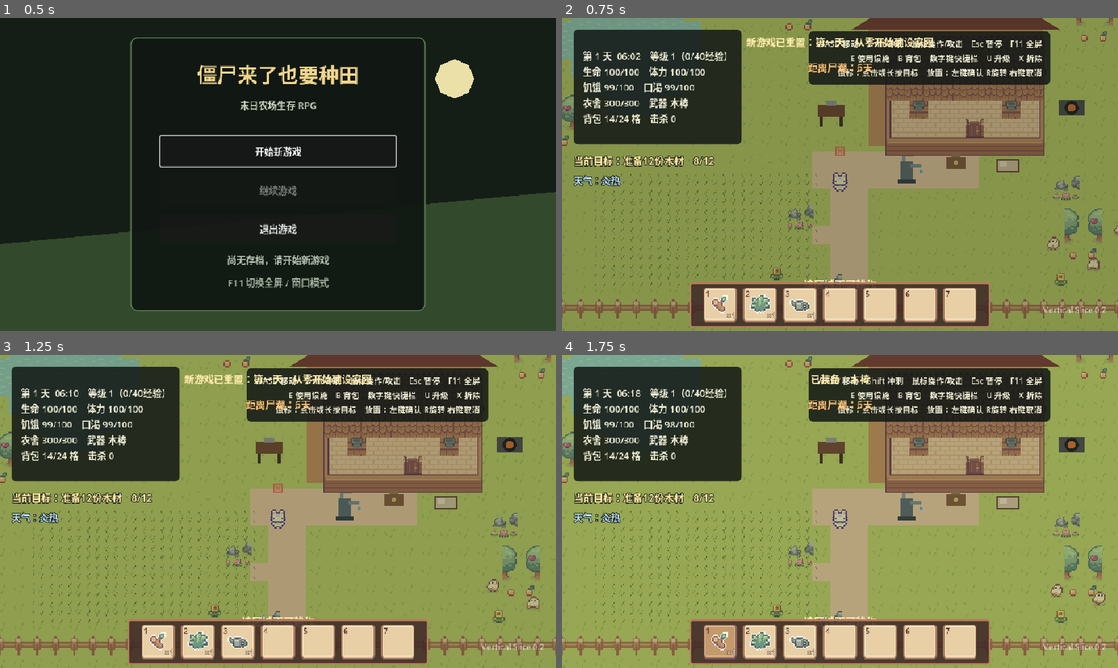
Above: before the commit, frames 1-4 (two rows, left to right).
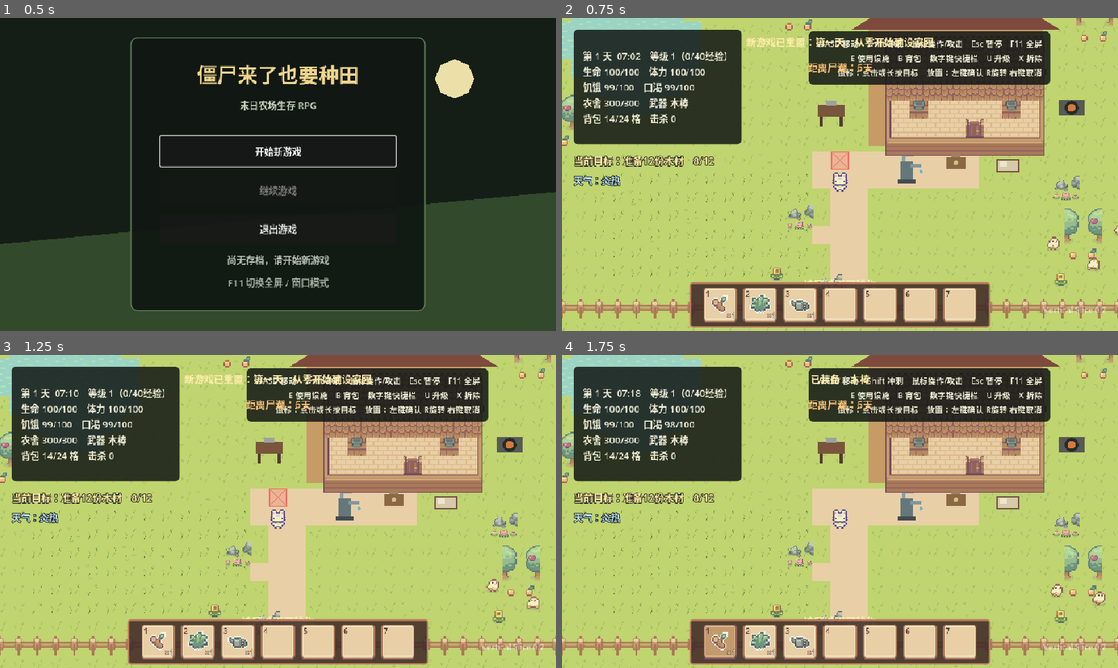
Above: after the commit, the same moments.

Repository: fanfanhappy/zombie-farm-survival
Game: Godot game, scene res://scenes/ui/main_menu.tscn
The game is run twice, just before and just after one commit, with the same random seed, the same clock (stepped at 60 frames per second) and the same inputs.
Inputs:
- Up to frame 1 (0.5 s): no input
- Up to frame 2 (0.75 s): click "开始新游戏" at 0.5 s
- Up to frame 3 (1.25 s): no input
- Up to frame 4 (1.75 s): click "×1" at 1.25 s

Frame 1 is identical in both runs. In frame 2, 73% of the frame differs, in the area x 0-100%, y 0-100%; in frame 3, 73%; in frame 4, 73%.

Commit message:
统一世界网格并修正昼夜颜色

Diff:
--- a/project.godot
+++ b/project.godot
@@ -149,6 +149,6 @@
 
 [rendering]
 
+textures/canvas_textures/default_texture_filter=0
+textures/default_filters/use_nearest_mipmap_filter=false
 rendering_device/driver.windows="d3d12"
-textures/default_filters/use_nearest_mipmap_filter=false
-textures/canvas_textures/default_texture_filter=0
--- a/resources/tilesets/farm_tilled_terrain.tres
+++ b/resources/tilesets/farm_tilled_terrain.tres
@@ -1,6 +1,6 @@
-[gd_resource type="TileSet" format=3]
+[gd_resource type="TileSet" format=3 uid="uid://c85i64skxhmie"]
 
-[ext_resource type="Texture2D" path="res://assets/art/environment/farming/farm_tilled_dirt_detailed_tileset.png" id="1_ty5yr"]
+[ext_resource type="Texture2D" uid="uid://b657uvxgacbqd" path="res://assets/art/environment/farming/farm_tilled_dirt_detailed_tileset.png" id="1_ty5yr"]
 
 [sub_resource type="TileSetAtlasSource" id="TileSetAtlasSource_6kjm2"]
 texture = ExtResource("1_ty5yr")
--- a/scenes/game/game_world.tscn
+++ b/scenes/game/game_world.tscn
@@ -12,9 +12,10 @@
 [ext_resource type="Script" uid="uid://kn001c20xrjd" path="res://scripts/ui/storage_ui.gd" id="10_storage_ui"]
 [ext_resource type="Script" uid="uid://ore0wuhwce05" path="res://scripts/systems/weather/weather_system.gd" id="11_weather"]
 [ext_resource type="Script" uid="uid://ceekb058vj7rb" path="res://scripts/systems/building/defense_upgrade_system.gd" id="12_defense_upgrade"]
-[ext_resource type="Texture2D" path="res://assets/art/characters/basic_charakter_spritesheet.png" id="13_player_texture"]
-[ext_resource type="Script" path="res://scripts/world/environment/world_tilemap.gd" id="14_world_tilemap"]
-[ext_resource type="TileSet" path="res://resources/tilesets/farm_tilled_terrain.tres" id="15_farm_tileset"]
+[ext_resource type="Texture2D" uid="uid://dx2hkx2g3qcjj" path="res://assets/art/characters/basic_charakter_spritesheet.png" id="13_player_texture"]
+[ext_resource type="Script" uid="uid://ba1k3rg43lg30" path="res://scripts/world/environment/world_tilemap.gd" id="14_world_tilemap"]
+
+[ext_resource type="TileSet" uid="uid://c85i64skxhmie" path="res://resources/tilesets/farm_tilled_terrain.tres" id="15_farm_tileset"]
 
 [sub_resource type="CapsuleShape2D" id="CapsuleShape2D_player"]
 
@@ -28,12 +29,13 @@
 [node name="Main" type="Node2D" unique_id=1325255420]
 script = ExtResource("1_main")
 
-[node name="WorldTileMap" type="Node2D" parent="."]
+[node name="WorldTileMap" type="Node2D" parent="." unique_id=308722699]
 script = ExtResource("14_world_tilemap")
 
-[node name="FarmingTerrainLayer" type="TileMapLayer" parent="WorldTileMap"]
-position = Vector2(-8, -8)
+[node name="FarmingTerrainLayer" type="TileMapLayer" parent="WorldTileMap" unique_id=193206739]
 z_index = -16
+position = Vector2(-16, -16)
+scale = Vector2(2, 2)
 tile_set = ExtResource("15_farm_tileset")
 
 [node name="Darkness" type="CanvasModulate" parent="." unique_id=979342609]
@@ -68,7 +70,7 @@
 position = Vector2(640, 460)
 script = ExtResource("2_player")
 
-[node name="CharacterSprite" type="Sprite2D" parent="Player"]
+[node name="CharacterSprite" type="Sprite2D" parent="Player" unique_id=1651123005]
 texture_filter = 1
 position = Vector2(0, -7)
 scale = Vector2(2, 2)
--- a/scripts/core/game_controller.gd
+++ b/scripts/core/game_controller.gd
@@ -2,6 +2,7 @@
 
 const PLAYER_HOME := Vector2(640, 460)
 const DAY_LENGTH_SECONDS := 90.0
+const DAY_START_PROGRESS := 7.0 / 24.0
 const WATERING_CAN_CAPACITY := 5
 const CHICKEN_SCENE := preload("res://scenes/world/animals/chicken.tscn")
 const HOMESTEAD_SCENE := preload("res://scenes/world/buildings/homestead.tscn")
@@ -42,7 +43,7 @@
 
 const STARTING_ITEMS := {"wooden_club": 1, "stone_hoe": 1, "watering_can": 1, "wood_fence": 3, "wood_spike": 2, "storage_chest": 1, "snare_trap": 1, "wood": 8, "stone": 4, "herb": 2, "potato": 2, "potato_seed": 4, "carrot_seed": 3, "herb_seed": 2}
 var day := 1
-var day_progress := 0.25
+var day_progress := DAY_START_PROGRESS
 var last_hour := -1
 var night_spawned := false
 var message_time := 0.0
@@ -96,7 +97,7 @@
 
 func reset_for_new_game() -> void:
 	day = 1
-	day_progress = 0.25
+	day_progress = DAY_START_PROGRESS
 	last_hour = -1
 	night_spawned = false
 	kills = 0
@@ -325,7 +326,7 @@
 	if inventory.has_item("potato"): inventory.remove_item("potato", 1)
 	for zombie in get_tree().get_nodes_in_group("zombies"): zombie.queue_free()
 	player.revive(PLAYER_HOME)
-	day_progress = 0.25
+	day_progress = DAY_START_PROGRESS
 
 
 func _nearest_interactable() -> Node:
@@ -431,8 +432,8 @@
 		var node := resource_scene.instantiate() as HarvestableResource
 		node.position = data[1]; add_child(node); node.setup(data[0])
 	# 耕地使用素材原生的16像素网格；数量加倍后测试区占地范围基本不变。
-	for row in 12:
-		for column in 24:
+	for row in 6:
+		for column in 12:
 			var plot := FarmPlot.new(); plot.position = Vector2(224 + column * FarmPlot.CELL_SIZE, 448 + row * FarmPlot.CELL_SIZE); add_child(plot)
 	for chicken_data in [[Vector2(1010, 555), 0], [Vector2(1080, 590), 1], [Vector2(1125, 535), 0]]:
 		var chicken := CHICKEN_SCENE.instantiate() as Chicken
@@ -465,11 +466,17 @@
 
 
 func _update_lighting() -> void:
-	var hour := day_progress * 24.0; var light := 1.0
-	if hour < 5.0: light = 0.38
-	elif hour < 7.0: light = lerpf(0.38, 1.0, (hour - 5.0) / 2.0)
-	elif hour > 19.0: light = lerpf(1.0, 0.38, minf((hour - 19.0) / 2.5, 1.0))
-	darkness.color = Color(light, light, lerpf(light, 0.58, 1.0 - light), 1.0)
+	var hour := day_progress * 24.0
+	var night_color := Color(0.48, 0.54, 0.68, 1.0)
+	var dawn_color := Color(0.82, 0.78, 0.72, 1.0)
+	if hour < 5.0:
+		darkness.color = night_color
+	elif hour < 7.0:
+		darkness.color = dawn_color.lerp(Color.WHITE, (hour - 5.0) / 2.0)
+	elif hour <= 19.0:
+		darkness.color = Color.WHITE
+	else:
+		darkness.color = Color.WHITE.lerp(night_color, minf((hour - 19.0) / 2.5, 1.0))
 
 
 func _update_hud() -> void:
@@ -570,7 +577,7 @@
 func load_game() -> void:
 	var data := SaveSystem.load_game()
 	if data.is_empty(): show_message("没有找到存档"); return
-	day = int(data.get("day", 1)); day_progress = float(data.get("day_progress", 0.25))
+	day = int(data.get("day", 1)); day_progress = float(data.get("day_progress", DAY_START_PROGRESS))
 	weather_system.set_weather(str(data.get("weather", "clear")))
 	var saved_inventory: Dictionary = data.get("inventory", data.get("resources", STARTING_ITEMS))
 	inventory.restore_save_data(saved_inventory)
@@ -807,7 +814,7 @@
 	for zombie in get_tree().get_nodes_in_group("zombies"): zombie.queue_free()
 	homestead.restore_full()
 	day += 1
-	day_progress = 0.25
+	day_progress = DAY_START_PROGRESS
 	night_spawned = false
 
 
@@ -886,7 +893,7 @@
 
 
 func _advance_to_next_day() -> void:
-	day_progress = 0.25
+	day_progress = DAY_START_PROGRESS
 	day += 1
 	night_spawned = false
 	for remaining_zombie in get_tree().get_nodes_in_group("zombies"): remaining_zombie.queue_free()
--- /dev/null
+++ b/scripts/core/world_grid.gd
@@ -0,0 +1,23 @@
+class_name WorldGrid
+extends RefCounted
+
+## 所有世界瓦片使用16像素原图、2倍显示、32像素逻辑格。
+const ART_TILE_SIZE := Vector2i(16, 16)
+const ART_SCALE := Vector2(2.0, 2.0)
+const CELL_SIZE := 32.0
+const HALF_CELL := CELL_SIZE * 0.5
+
+
+static func snap_world_position(world_position: Vector2) -> Vector2:
+	return Vector2(
+		roundf(world_position.x / CELL_SIZE) * CELL_SIZE,
+		roundf(world_position.y / CELL_SIZE) * CELL_SIZE
+	)
+
+
+static func world_to_cell(world_position: Vector2) -> Vector2i:
+	return Vector2i(roundi(world_position.x / CELL_SIZE), roundi(world_position.y / CELL_SIZE))
+
+
+static func cell_to_world(cell: Vector2i) -> Vector2:
+	return Vector2(cell) * CELL_SIZE
--- a/scripts/systems/building/placement_system.gd
+++ b/scripts/systems/building/placement_system.gd
@@ -4,7 +4,7 @@
 signal placement_started(item_id: String)
 signal placement_ended
 
-const GRID_SIZE := 32.0
+const GRID_SIZE := WorldGrid.CELL_SIZE
 const MAP_BOUNDS := Rect2(32, 32, 1216, 736)
 const FENCE_SCENE := preload("res://scenes/world/defenses/fence.tscn")
 const SPIKE_SCENE := preload("res://scenes/world/defenses/spike.tscn")
@@ -28,7 +28,7 @@
 
 func _process(_delta: float) -> void:
 	if not is_placing(): return
-	global_position = get_global_mouse_position().snapped(Vector2(GRID_SIZE, GRID_SIZE))
+	global_position = WorldGrid.snap_world_position(get_global_mouse_position())
 	rotation = rotation_quarters * PI * 0.5
 	placement_valid = _check_placement_valid()
 	if is_instance_valid(preview_instance):
--- a/scripts/world/environment/world_grid_cursor.gd
+++ b/scripts/world/environment/world_grid_cursor.gd
@@ -4,10 +4,10 @@
 enum CursorState { HIDDEN, INTERACTABLE, OUT_OF_REACH, BLOCKED }
 
 var state := CursorState.HIDDEN
-var cell_size := 32.0
+var cell_size := WorldGrid.CELL_SIZE
 
 
-func set_cursor(at_position: Vector2, next_state: CursorState, next_cell_size := 32.0) -> void:
+func set_cursor(at_position: Vector2, next_state: CursorState, next_cell_size := WorldGrid.CELL_SIZE) -> void:
 	position = at_position
 	visible = next_state != CursorState.HIDDEN
 	if state == next_state and is_equal_approx(cell_size, next_cell_size):
--- a/scripts/world/environment/world_tilemap.gd
+++ b/scripts/world/environment/world_tilemap.gd
@@ -1,8 +1,8 @@
 class_name WorldTileMap
 extends Node2D
 
-const TILE_SIZE := Vector2i(16, 16)
-const FARM_CELL_SIZE := 16.0
+const TILE_SIZE := WorldGrid.ART_TILE_SIZE
+const FARM_CELL_SIZE := WorldGrid.CELL_SIZE
 const WORLD_SIZE := Vector2i(41, 26)
 
 const GRASS_TEXTURE := preload("res://assets/art/environment/terrain/terrain_grass_tileset.png")
@@ -46,8 +46,8 @@
 	var layer := TileMapLayer.new()
 	layer.name = layer_name
 	# 让瓦片中心与现有32像素交互网格对齐。
-	layer.position = Vector2(-16.0, -16.0)
-	layer.scale = Vector2(2.0, 2.0)
+	layer.position = Vector2(-WorldGrid.HALF_CELL, -WorldGrid.HALF_CELL)
+	layer.scale = WorldGrid.ART_SCALE
 	layer.z_index = layer_z_index
 	var tiles := TileSet.new()
 	tiles.tile_size = TILE_SIZE
@@ -70,7 +70,7 @@
 	for node in get_tree().get_nodes_in_group("farm_plots"):
 		var plot := node as FarmPlot
 		if plot.state != FarmPlot.PlotState.EMPTY:
-			next_cells.append(Vector2i(roundi(plot.position.x / FARM_CELL_SIZE), roundi(plot.position.y / FARM_CELL_SIZE)))
+			next_cells.append(WorldGrid.world_to_cell(plot.position))
 	next_cells.sort()
 	if next_cells == connected_farm_cells:
 		return
@@ -129,8 +129,8 @@
 		var horizontal_range: Vector2i = pond_rows[y]
 		var collision := CollisionShape2D.new()
 		var shape := RectangleShape2D.new()
-		shape.size = Vector2((horizontal_range.y - horizontal_range.x + 1) * 32.0, 30.0)
-		collision.position = Vector2((horizontal_range.x + horizontal_range.y) * 16.0, y * 32.0)
+		shape.size = Vector2((horizontal_range.y - horizontal_range.x + 1) * WorldGrid.CELL_SIZE, WorldGrid.CELL_SIZE - 2.0)
+		collision.position = Vector2((horizontal_range.x + horizontal_range.y) * WorldGrid.HALF_CELL, y * WorldGrid.CELL_SIZE)
 		collision.shape = shape
 		pond_body.add_child(collision)
 
@@ -179,7 +179,7 @@
 		grid_cursor.set_cursor(hovered_plot.global_position, WorldGridCursor.CursorState.INTERACTABLE if reachable else WorldGridCursor.CursorState.OUT_OF_REACH, FARM_CELL_SIZE)
 		cursor_hint = "" if reachable else "目标太远，靠近后才能操作"
 		return
-	var snapped_position := Vector2(roundf(mouse_position.x / FARM_CELL_SIZE) * FARM_CELL_SIZE, roundf(mouse_position.y / FARM_CELL_SIZE) * FARM_CELL_SIZE)
+	var snapped_position := WorldGrid.snap_world_position(mouse_position)
 	grid_cursor.set_cursor(snapped_position, WorldGridCursor.CursorState.BLOCKED, FARM_CELL_SIZE)
 	cursor_hint = "该区域不可耕作"
 
--- a/scripts/world/farming/farm_plot.gd
+++ b/scripts/world/farming/farm_plot.gd
@@ -3,7 +3,7 @@
 
 enum PlotState { EMPTY, TILLED, PLANTED, GROWING, READY }
 
-const CELL_SIZE := 16.0
+const CELL_SIZE := WorldGrid.CELL_SIZE
 
 var state := PlotState.EMPTY
 var watered := false
@@ -171,5 +171,5 @@
 	if highlight_state > 0:
 		var highlight_color := Color(1.0, 0.88, 0.3, 0.28) if highlight_state == 1 else Color(0.95, 0.28, 0.25, 0.24)
 		var border_color := Color("#ffe36b") if highlight_state == 1 else Color("#ee6158")
-		draw_rect(Rect2(-8, -8, CELL_SIZE, CELL_SIZE), highlight_color, true)
-		draw_rect(Rect2(-7.5, -7.5, CELL_SIZE - 1.0, CELL_SIZE - 1.0), border_color, false, 1.0)
+		draw_rect(Rect2(-WorldGrid.HALF_CELL, -WorldGrid.HALF_CELL, CELL_SIZE, CELL_SIZE), highlight_color, true)
+		draw_rect(Rect2(-WorldGrid.HALF_CELL + 1.0, -WorldGrid.HALF_CELL + 1.0, CELL_SIZE - 2.0, CELL_SIZE - 2.0), border_color, false, 2.0)
Not shown: 1 places in resources/tilesets/farm_tilled_terrain.tres that only renumber resources
Not shown, added: scripts/core/world_grid.gd.uid
Not shown, changed: README.md
Not shown, added: docs/visual_authoring_guidelines.md
